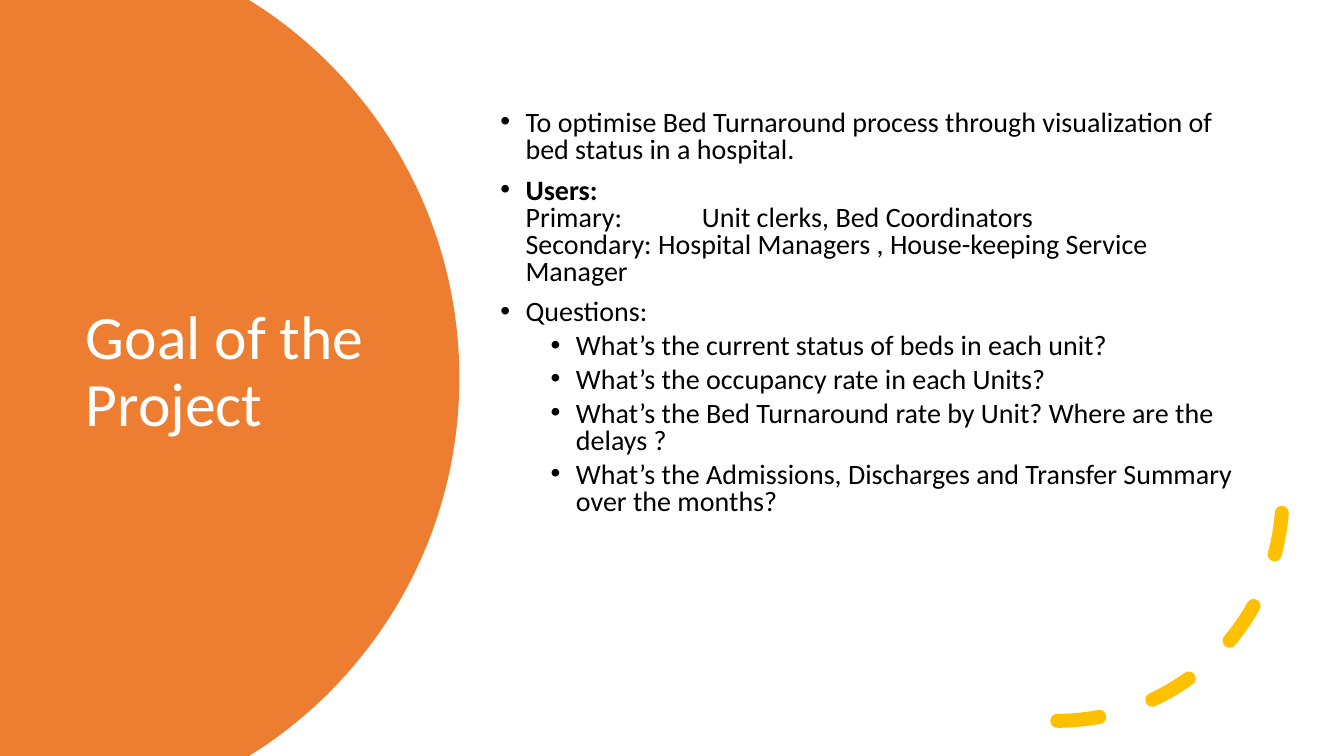
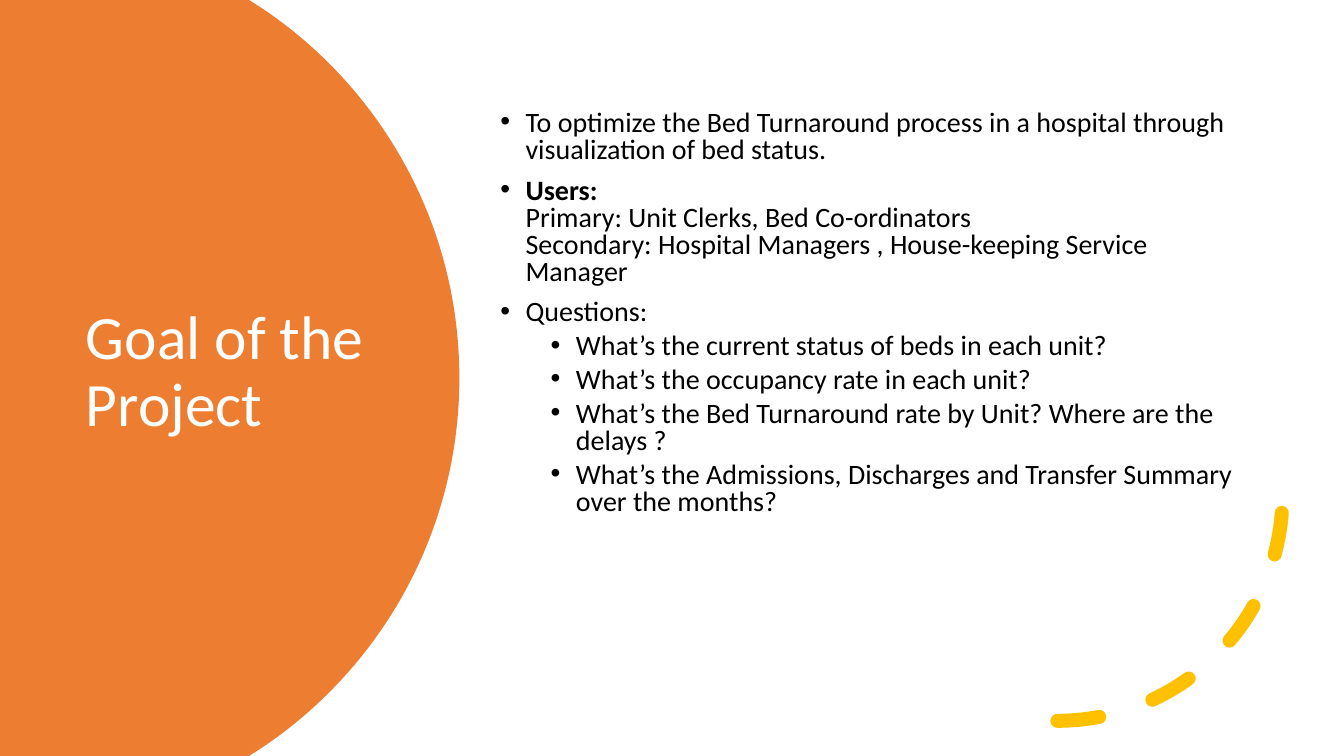
Before and after one commit to padmanabhan-r/iat-814-project, a slide deck: slide 2 of Final Data/Project Showcase.pptx. Drawn at 1344x756 pixels with LibreOffice and Linux fonts; fonts in the diff are those of the drawing. Boxes give left, top, right and bottom in pixels: in the first picture for what was removed or moved away, otherwise in the second. Text is boxed around its words. In the diff, an @@ line names an element or a change of style, - is before the commit and + after.

```diff
--- a/Final Data/Project Showcase.pptx
+++ b/Final Data/Project Showcase.pptx
@@ text at [526,112,1224,286]: text changed @@
-• To optimise Bed Turnaround process through visualization of bed status in a hospital.
-• Users:
-  Primary: Unit clerks, Bed Coordinators
-  Secondary: Hospital Managers , House-keeping Service Manager
+• To optimize the Bed Turnaround process in a hospital through visualization of bed status.
+• Users:
+  Primary: Unit Clerks, Bed Co-ordinators
+  Secondary: Hospital Managers , House-keeping Service Manager
@@ text at [576,369,1031,394]: text changed @@
-  • What’s the occupancy rate in each Units?
+  • What’s the occupancy rate in each unit?
```
Also in this commit, not shown: 3 other slides changed, 1 other file.
